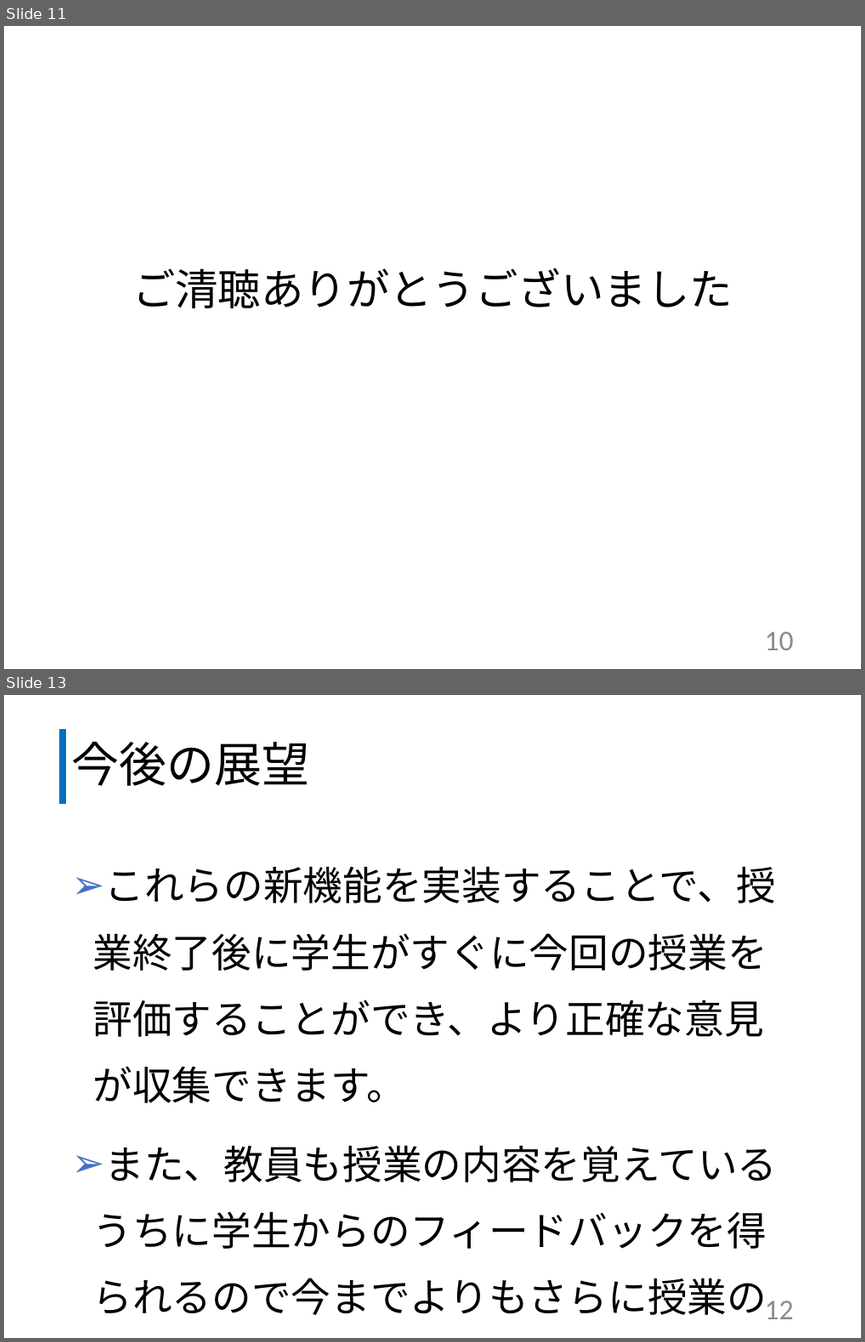
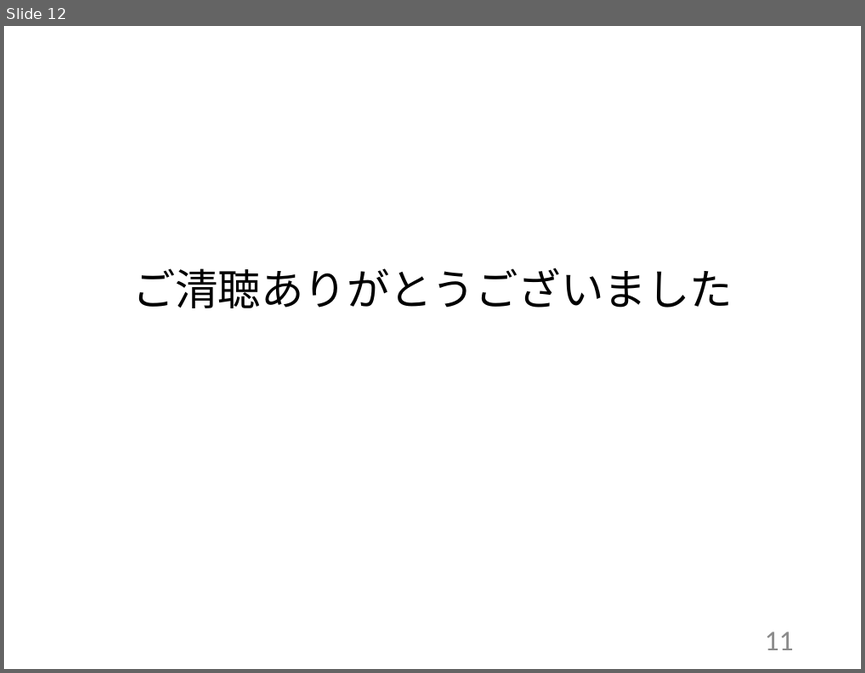
Before and after one commit to kazuwo/kosen-graduation-thesis, a slide deck: 卒業研究発表スライド.pptx. Shown one above the other, each under a label of ours: slides 11 and 13 before the commit, slide 12 after it; the slides between them are not shown. The pictures are 865x1342 and 865x673 pixels, drawn with LibreOffice and Linux fonts; fonts in the diff are those of the drawing. Boxes give left, top, right and bottom in pixels: in the first picture for what was removed or moved away, otherwise in the second. Text is boxed around its words. In the diff, an @@ line names an element or a change of style, - is before the commit and + after.

```diff
--- a/卒業研究発表スライド.pptx
+++ b/卒業研究発表スライド.pptx
@@ slide 13 removed at (4, 695, 861, 1338), background #FFFFFF @@
@@ line removed from (64, 804) to (64, 729) @@
@@ title removed at (71, 741, 309, 786) @@
-今後の展望
@@ text removed at (93, 866, 777, 1315) @@
-➢ これらの新機能を実装することで、授業終了後に学生がすぐに今回の授業を評価することができ、より正確な意見が収集できます。
-➢ また、教員も授業の内容を覚えているうちに学生からのフィードバックを得られるので今までよりもさらに授業の品質が向上します。
@@ page number removed at (765, 1300, 794, 1319) @@
-12
@@ what was slide 11 is now slide 12 @@
@@ page number at (765, 631, 794, 650): text changed @@
-10
+11
```
Also in this commit, not shown: 6 slides changed, 3 slides added, 8 other slides removed, 1 other file.
